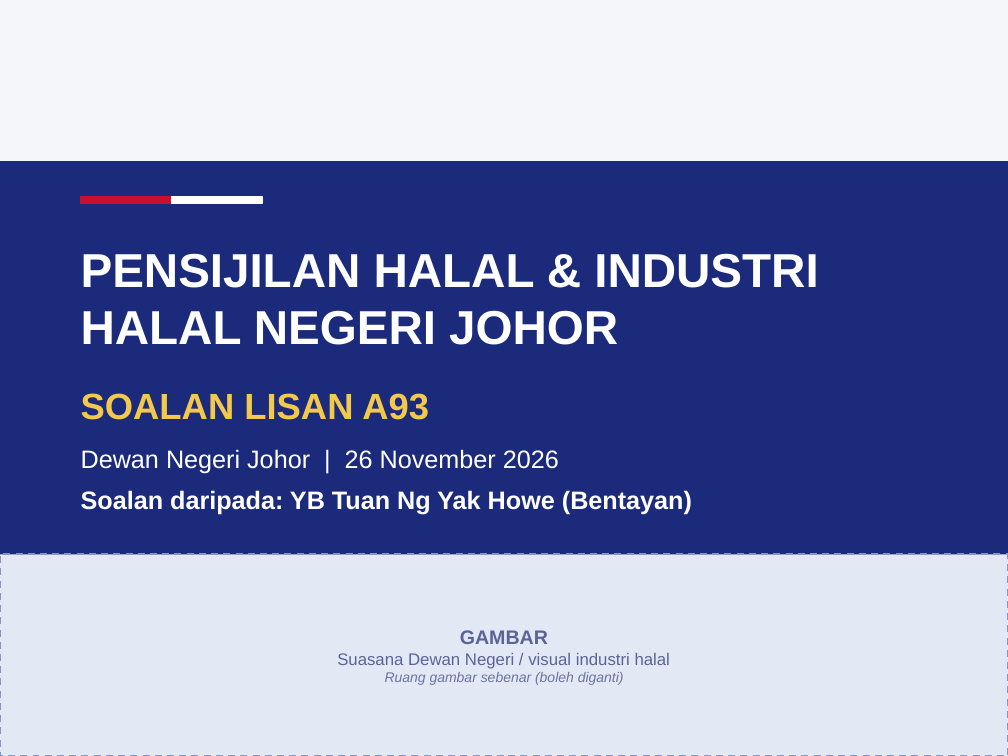
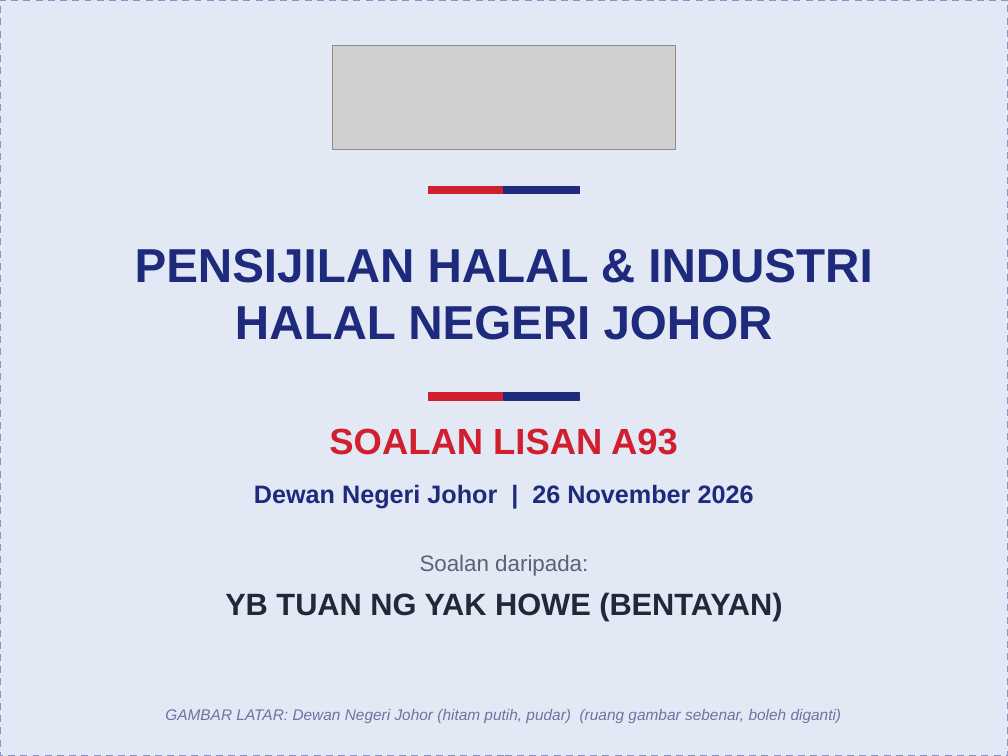
Before and after one commit to nawaljoe/Nawal, a slide deck: slide 1 of slides/A93_Halal_Johor_4x3.pptx. Drawn at 1008x756 pixels with LibreOffice and Linux fonts; fonts in the diff are those of the drawing; grey boxes stand for pictures; background and template pictures are left out. Boxes give left, top, right and bottom in pixels: in the first picture for what was removed or moved away, otherwise in the second. Text is boxed around its words. In the diff, an @@ line names an element or a change of style, - is before the commit and + after.

```diff
--- a/slides/A93_Halal_Johor_4x3.pptx
+++ b/slides/A93_Halal_Johor_4x3.pptx
@@ background #F5F6FA to #FFFFFF @@
@@ rectangle: place and size @@
-rectangle at (0, 161, 1008, 554)
+rectangle at (0, 0, 1008, 756)
@@ rectangle at (0, 0, 1008, 756): fill #1B2A7B to #E3E8F5; outline #1B2A7B 1 pt to #8A94C4 1.25 pt dashed @@
@@ picture added at (333, 45, 675, 149) @@
@@ rectangle removed at (81, 197, 171, 204) @@
@@ text "PENSIJILAN HALAL & INDUSTRI HALAL ...": place and size @@
-text "PENSIJILAN HALAL & INDUSTRI HALAL ..." at (81, 253, 818, 345)
+text "PENSIJILAN HALAL & INDUSTRI HALAL ..." at (135, 248, 872, 340)
@@ text "PENSIJILAN HALAL & INDUSTRI HALAL ..." at (135, 248, 872, 340): text colour #FFFFFF to #1E2A7B; alignment left to centre @@
@@ rectangle removed at (171, 197, 262, 204) @@
@@ rectangle added at (428, 186, 504, 194), fill #D0202F, outline #D0202F 1 pt @@
@@ rectangle added at (504, 186, 580, 194), fill #1E2A7B, outline #1E2A7B 1 pt @@
@@ text "SOALAN LISAN A93": place and size @@
-text "SOALAN LISAN A93" at (81, 393, 429, 420)
+text "SOALAN LISAN A93" at (329, 428, 678, 455)
@@ text "SOALAN LISAN A93" at (329, 428, 678, 455): text colour #F2C94C to #D0202F; alignment left to centre @@
@@ rectangle added at (428, 393, 504, 400), fill #D0202F, outline #D0202F 1 pt @@
@@ rectangle added at (504, 393, 580, 400), fill #1E2A7B, outline #1E2A7B 1 pt @@
@@ text "Dewan Negeri Johor | 26 ...": place and size @@
-text "Dewan Negeri Johor | 26 ..." at (81, 449, 559, 474)
+text "Dewan Negeri Johor | 26 ..." at (254, 484, 754, 509)
@@ text "Dewan Negeri Johor | 26 ..." at (254, 484, 754, 509): text colour #FFFFFF to #1E2A7B, bold on; alignment left to centre @@
@@ rectangle removed at (0, 554, 1008, 756) @@
@@ text added at (420, 555, 588, 576), 16 pt, text #5B6275 @@
+Soalan daripada:
@@ text at (225, 592, 782, 621): text changed; size 18 to 22 pt; text colour #FFFFFF to #1F2937 @@
-Soalan daripada: YB Tuan Ng Yak Howe (Bentayan)
+YB TUAN NG YAK HOWE (BENTAYAN)
@@ text "GAMBAR LATAR: Dewan Negeri Johor ..." at (165, 709, 842, 723): vertical alignment middle to top @@
@@ text at (165, 709, 842, 723): text changed; size 12 to 11 pt; text colour #5A6499 to #6B74A3; italic on @@
-GAMBAR
-Suasana Dewan Negeri / visual industri halal
-Ruang gambar sebenar (boleh diganti)
+GAMBAR LATAR: Dewan Negeri Johor (hitam putih, pudar) (ruang gambar sebenar, boleh diganti)
```
Also in this commit, not shown: 22 other slides changed, 2 other files.
